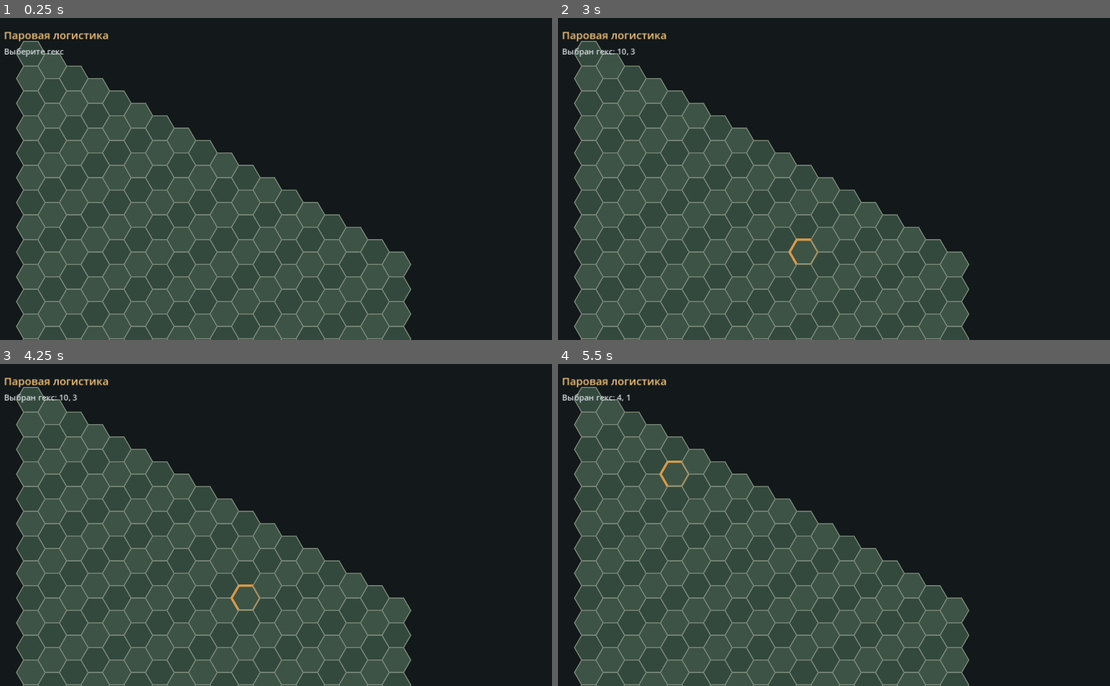
Above: before the commit, frames 1-4 (two rows, left to right).
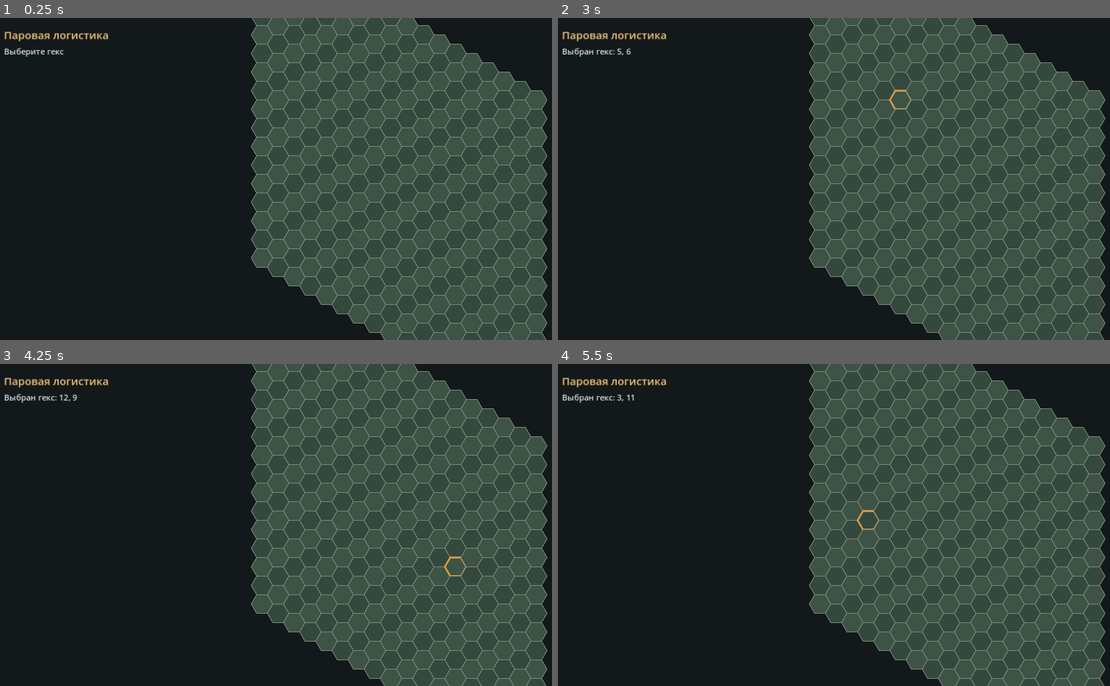
Above: after the commit, the same moments.

Repository: igolebe7-lab/steampunk
Game: Godot game, scene res://scenes/main.tscn
The game is run twice, just before and just after one commit, with the same random seed, the same clock (stepped at 60 frames per second) and the same inputs.
Inputs (mouse positions are in pixels of both pictures, inside the frame that each line leads up to):
- Up to frame 1 (0.25 s): no input
- Up to frame 2 (3 s): tap Enter at 0.5, 2 s; move the mouse to (966, 162) at 0.52 s; click (966, 162) at 0.67 s; tap Space at 1.25, 2.75 s; drag from (723, 195) to (811, 243) at 1.27 s; move the mouse to (894, 108) at 2.02 s; click (894, 108) at 2.17 s; drag from (811, 243) to (668, 130) at 2.77 s
- Up to frame 3 (4.25 s): tap Enter at 3.5 s; move the mouse to (452, 573) at 3.52 s; click (452, 573) at 3.67 s
- Up to frame 4 (5.5 s): tap Space at 4.25 s; drag from (668, 476) to (751, 444) at 4.27 s; move the mouse to (867, 525) at 5.02 s; click (867, 525) at 5.17 s

The runs differ from the first frame. In frame 1, 75% of the frame differs, in the area x 2-100%, y 0-100%; in frame 2, 75%; in frame 3, 75%; in frame 4, 75%.

Commit message:
feat: добавить управление камерой

Diff:
--- a/scenes/main.tscn
+++ b/scenes/main.tscn
@@ -1,10 +1,18 @@
-[gd_scene load_steps=3 format=3]
+[gd_scene load_steps=4 format=3]
 
 [ext_resource type="Script" path="res://src/app/main.gd" id="1_main"]
 [ext_resource type="Script" path="res://src/presentation/world/hex_grid_view.gd" id="2_grid"]
+[ext_resource type="Script" path="res://src/presentation/world/camera_controller.gd" id="3_camera"]
 
 [node name="Main" type="Node2D"]
 script = ExtResource("1_main")
+
+[node name="CameraController" type="Camera2D" parent="."]
+position = Vector2(640, 360)
+enabled = true
+position_smoothing_enabled = true
+position_smoothing_speed = 8.0
+script = ExtResource("3_camera")
 
 [node name="Background" type="CanvasLayer" parent="."]
 layer = -10
--- a/src/app/main.gd
+++ b/src/app/main.gd
@@ -1,6 +1,7 @@
 extends Node2D
 
 @onready var grid_view: HexGridView = $World/HexGridView
+@onready var camera_controller: CameraController = $CameraController
 @onready var title_label: Label = $UI/Margin/VBox/Title
 @onready var status_label: Label = $UI/Margin/VBox/Status
 
@@ -15,6 +16,9 @@
     grid_view.configure(map_state, layout)
     grid_view.hex_selected.connect(_on_hex_selected)
 
+    camera_controller.configure_bounds(grid_view.get_world_rect().grow(64.0))
+    camera_controller.set_zoom_factor(0.75)
+
 
 func _on_hex_selected(coord: HexCoord) -> void:
     status_label.text = tr(&"ui.status.selected_hex").format({"q": coord.q, "r": coord.r})
--- /dev/null
+++ b/src/presentation/world/camera_controller.gd
@@ -0,0 +1,43 @@
+class_name CameraController
+extends Camera2D
+
+@export var minimum_zoom: float = 0.5
+@export var maximum_zoom: float = 2.0
+@export var zoom_step: float = 1.15
+
+var _dragging: bool = false
+
+
+func set_zoom_factor(value: float) -> void:
+    var clamped := clampf(value, minimum_zoom, maximum_zoom)
+    zoom = Vector2.ONE * clamped
+
+
+func configure_bounds(world_rect: Rect2) -> void:
+    limit_left = floori(world_rect.position.x)
+    limit_top = floori(world_rect.position.y)
+    limit_right = ceili(world_rect.end.x)
+    limit_bottom = ceili(world_rect.end.y)
+    position = world_rect.get_center()
+    reset_smoothing()
+
+
+func _unhandled_input(event: InputEvent) -> void:
+    if event is InputEventMouseButton:
+        var mouse_event := event as InputEventMouseButton
+        match mouse_event.button_index:
+            MOUSE_BUTTON_MIDDLE:
+                _dragging = mouse_event.pressed
+                get_viewport().set_input_as_handled()
+            MOUSE_BUTTON_WHEEL_UP:
+                if mouse_event.pressed:
+                    set_zoom_factor(zoom.x * zoom_step)
+                    get_viewport().set_input_as_handled()
+            MOUSE_BUTTON_WHEEL_DOWN:
+                if mouse_event.pressed:
+                    set_zoom_factor(zoom.x / zoom_step)
+                    get_viewport().set_input_as_handled()
+    elif event is InputEventMouseMotion and _dragging:
+        var motion_event := event as InputEventMouseMotion
+        position -= motion_event.relative / zoom.x
+        get_viewport().set_input_as_handled()
--- /dev/null
+++ b/tests/unit/test_camera_controller.gd
@@ -0,0 +1,21 @@
+extends TestCase
+
+
+func run() -> Array[String]:
+    var script_path := "res://src/presentation/world/camera_controller.gd"
+    assert_true(ResourceLoader.exists(script_path), "скрипт CameraController должен существовать")
+    if not ResourceLoader.exists(script_path):
+        return finish()
+
+    var camera: Variant = load(script_path).new()
+    camera.set_zoom_factor(9.0)
+    assert_eq(camera.zoom, Vector2(2.0, 2.0), "масштаб должен ограничиваться максимумом")
+    camera.set_zoom_factor(0.1)
+    assert_eq(camera.zoom, Vector2(0.5, 0.5), "масштаб должен ограничиваться минимумом")
+
+    camera.configure_bounds(Rect2(Vector2(-40, -20), Vector2(900, 1200)))
+    assert_eq(camera.limit_left, -40, "левая граница должна совпасть с картой")
+    assert_eq(camera.limit_bottom, 1180, "нижняя граница должна совпасть с картой")
+    assert_eq(camera.position, Vector2(410, 580), "камера должна центрироваться по карте")
+    camera.free()
+    return finish()
Not shown, added: src/presentation/world/camera_controller.gd.uid
Not shown, added: tests/unit/test_camera_controller.gd.uid
